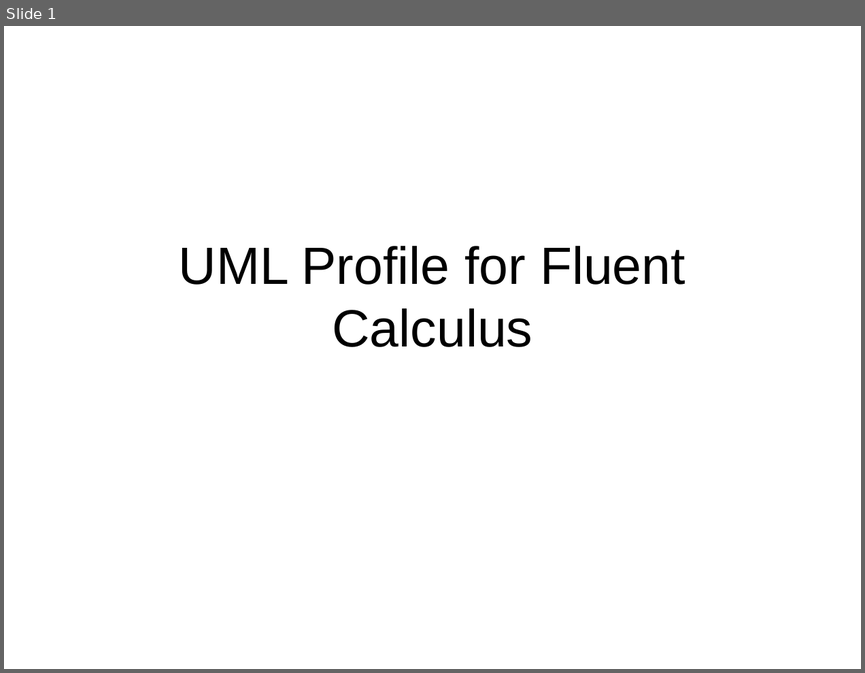
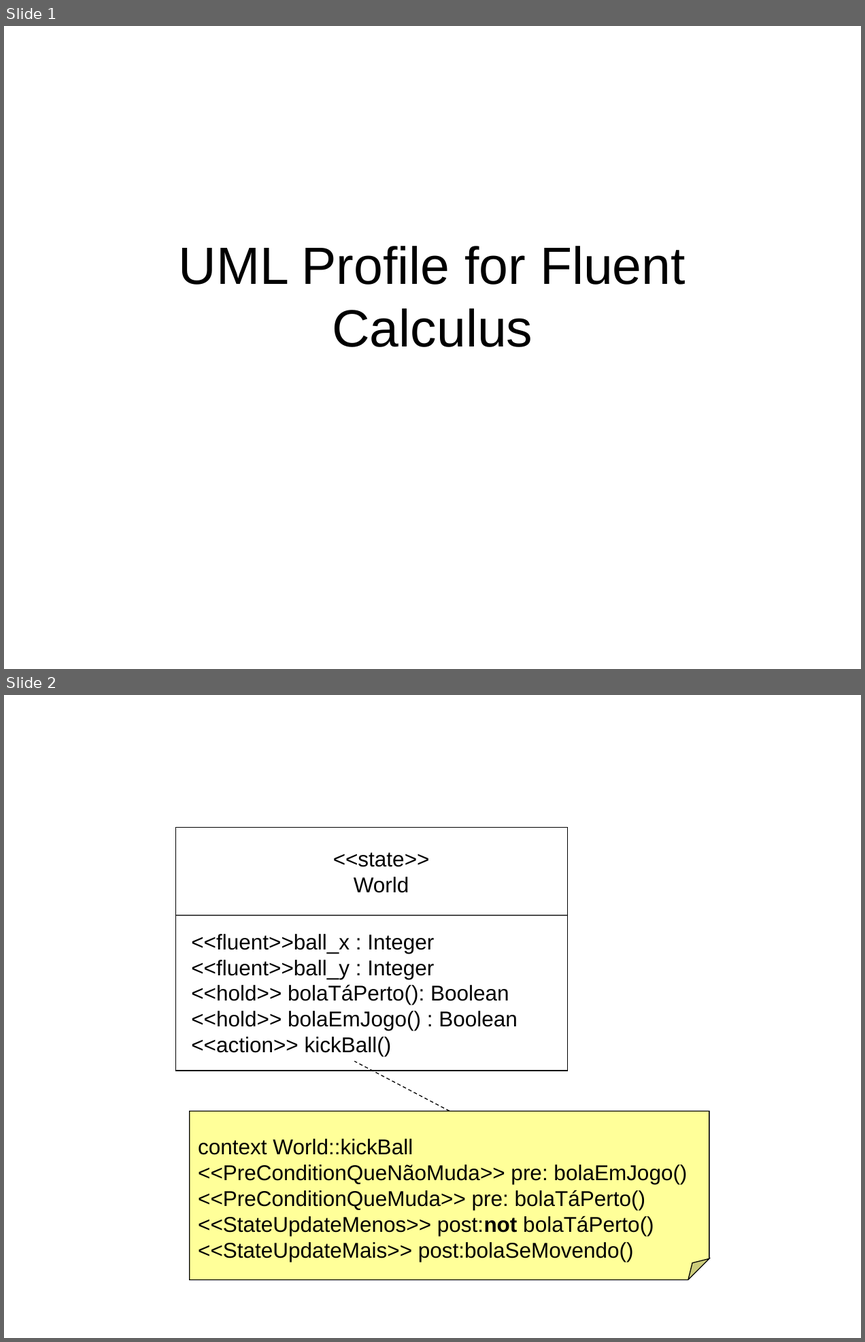
Before and after one commit to krishprince/rollerslam, a slide deck: docs/FluentCalculus/UML_Profile_for_Fluent_Calculus.ppt. Shown one above the other, each under a label of ours: slide 1 before the commit, slides 1 and 2 after it. The pictures are 865x673 and 865x1342 pixels, drawn with LibreOffice and Linux fonts; fonts in the diff are those of the drawing. Boxes give left, top, right and bottom in pixels: in the first picture for what was removed or moved away, otherwise in the second. Text is boxed around its words. In the diff, an @@ line names an element or a change of style, - is before the commit and + after.

Commit message:
versao 2 do profile para Fluent Calculus

```diff
--- a/docs/FluentCalculus/UML_Profile_for_Fluent_Calculus.ppt
+++ b/docs/FluentCalculus/UML_Profile_for_Fluent_Calculus.ppt
@@ slide 2 added at (4, 695, 861, 1338), background #FFFFFF @@
@@ rectangle added at (176, 828, 568, 1071), fill #FFFFFF, outline #000000 0.74 pt @@
@@ text added at (333, 852, 430, 893), 18 pt, text #000000 @@
+<<state>>
+World
@@ line added from (176, 915) to (567, 915), #000000 0.74 pt @@
@@ text added at (191, 934, 517, 1056), 18 pt, text #000000 @@
+<<fluent>>ball_x : Integer
+<<fluent>>ball_y : Integer
+<<hold>> bolaTáPerto(): Boolean
+<<hold>> bolaEmJogo() : Boolean
+<<action>> kickBall()
@@ line added from (449, 1110) to (354, 1061), #000000 0.74 pt dashed @@
@@ folded corner added at (189, 1110, 708, 1279), fill #FFFF99, outline #000000 0.74 pt, 18 pt, text #000000 @@
+context World::kickBall
+<<PreConditionQueNãoMuda>> pre: bolaEmJogo()
+<<PreConditionQueMuda>> pre: bolaTáPerto()
+<<StateUpdateMenos>> post:not bolaTáPerto()
+<<StateUpdateMais>> post:bolaSeMovendo()
```
Also in this commit, not shown: 2 other slides added, 2 slides removed.
